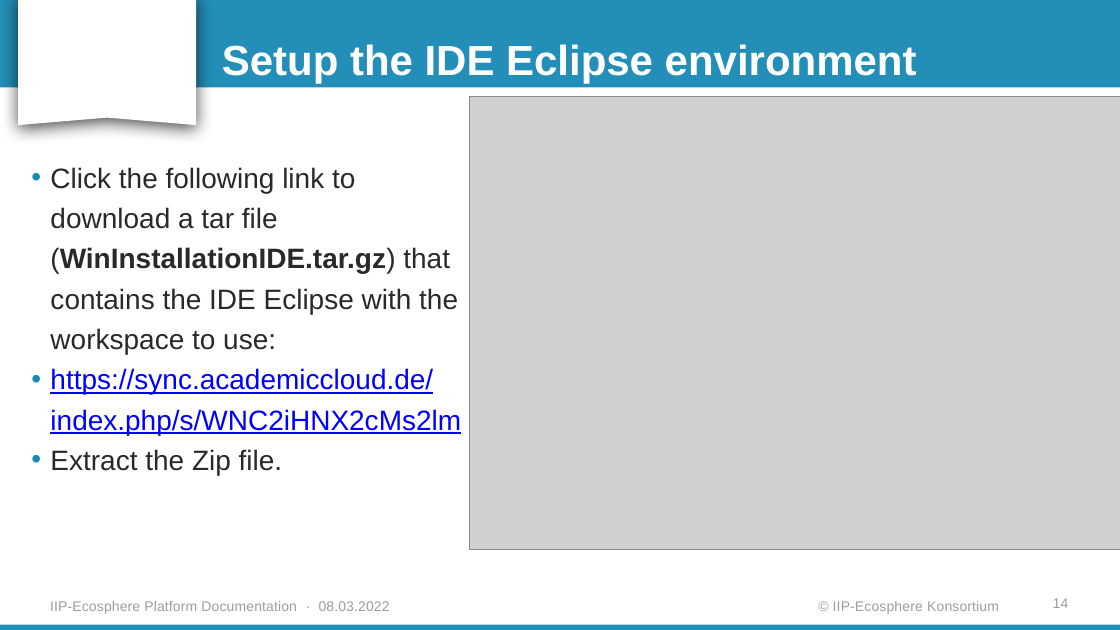
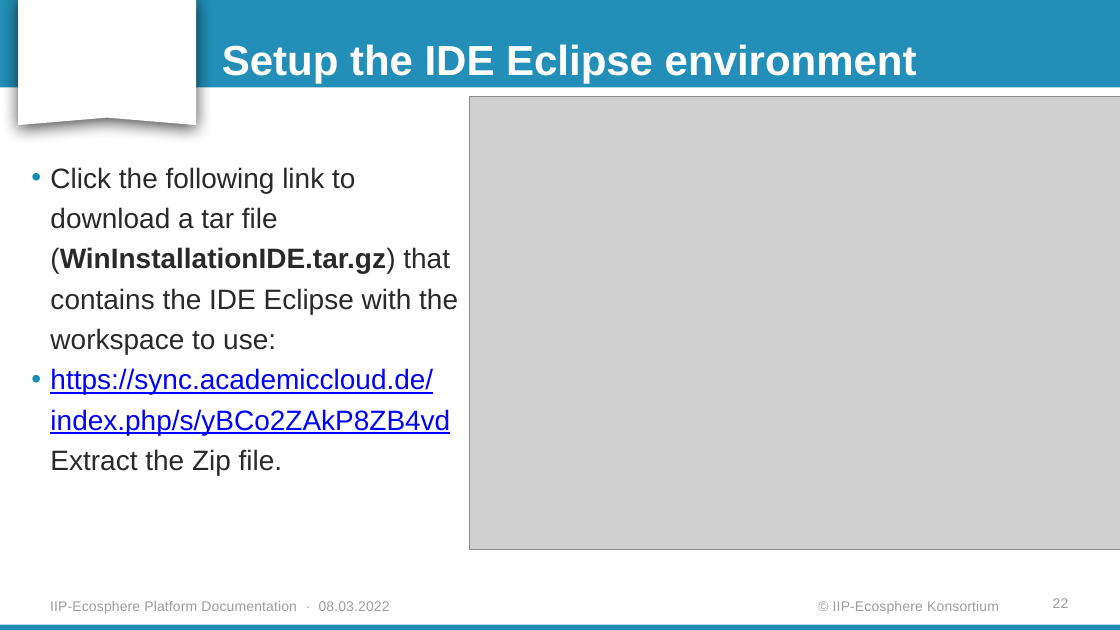
Before and after one commit to iip-ecosphere/platform, a slide deck: slide 22 of platform/documentation/Platform_Installation_Guide_for_Windows.pptx (slide 14 before the commit). Drawn at 1120x630 pixels with LibreOffice and Linux fonts; fonts in the diff are those of the drawing; grey boxes stand for pictures; background and template pictures are left out. Boxes give left, top, right and bottom in pixels: in the first picture for what was removed or moved away, otherwise in the second. Text is boxed around its words. In the diff, an @@ line names an element or a change of style, - is before the commit and + after.

```diff
--- a/platform/documentation/Platform_Installation_Guide_for_Windows.pptx
+++ b/platform/documentation/Platform_Installation_Guide_for_Windows.pptx
@@ text at box(50, 368, 450, 475): text changed @@
-• https://sync.academiccloud.de/index.php/s/WNC2iHNX2cMs2lm
-• Extract the Zip file.
+• https://sync.academiccloud.de/index.php/s/yBCo2ZAkP8ZB4vd Extract the Zip file.
@@ page number at box(1053, 598, 1069, 608): text changed @@
-14
+22
```
Also in this commit, not shown: 11 other slides changed, 6 slides added, 2 slides removed, 3 other files.
